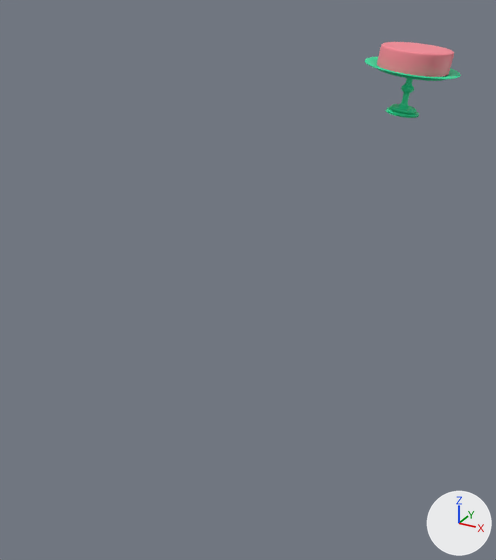
An edit to the glTF model public/models/cake.glb, drawn before and after from the same camera.
Both versions are drawn from a 50 mm lens placed at (10.1, -12.0, 12.9), pointed at (-3.3, 12.3, 0.7). The axes (+X, +Y, +Z) are drawn at lower right. The lights are the same throughout. Where no turn or scale is listed for an object, it has been applied to the vertices. Vertices at the same position are counted once.

The older version as bpy lines, for what is in view:
```python
me_3d_model = bpy.data.meshes.new('3d-model')
me_3d_model.from_pydata(...)  # 41093 vertices, 82080 faces; spans x -2.6..3.11, y -2.92..2.85, z -1.01..2.3
me_3d_model.materials.append(mat_wire_229166215)  # green #28e7a2
me_circle = bpy.data.meshes.new('Circle')
me_circle.from_pydata(...)  # 2241 vertices, 4352 faces; spans x -1.87..2.63, y -2.23..2.13, z 1.81..3.5
me_circle.materials.append(mat_material_022)  # pink #ff8c99
ob_cake = bpy.data.objects.new('cake', me_circle)
ob_cake.location = (-2.32, 30.75, 5.79)
ob_stand = bpy.data.objects.new('stand', me_3d_model)
ob_stand.location = (-2.29, 30.71, 6.06)
```
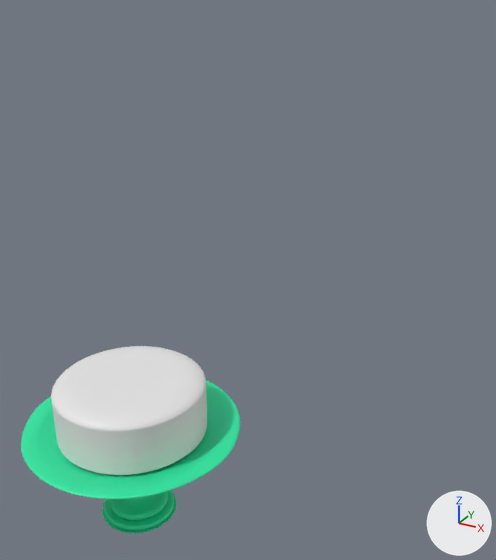
Where the newer file only moved an object's origin or applied its transform, the numbers keep the older frame.

The change, as a diff of the scene's bpy script:
```diff
--- a/public/models/cake.glb.py
+++ b/public/models/cake.glb.py
@@ me_3d_model @@
 me_3d_model.from_pydata(...)  # 41093 vertices, 82080 faces; spans x -2.6..3.11, y -2.92..2.85, z -1.01..2.3
 # used by ob_stand; location = (-2.29, 30.71, 6.06)
+# me_3d_model part 1: the whole mesh is multiplied about its middle by the matrix ((0.878, -0.461, -0.126), (0.459, 0.887, -0.046), (0.133, -0.018, 0.991)), then moved by (2.2, -30.62, -6.03)
 me_3d_model.materials.append(mat_wire_229166215)
@@ me_cylinder_001 @@
+me_cylinder_001.from_pydata(...)  # 1200 vertices, 2396 faces; spans x -1.98..1.98, y -2.0..2.0, z -0.73..0.73
@@ ob_cake @@
-ob_cake = bpy.data.objects.new('cake', me_circle)
-ob_cake.location = (-2.32, 30.75, 5.79)
@@ ob_cylinder @@
+ob_cylinder = bpy.data.objects.new('Cylinder', me_cylinder_001)
+ob_cylinder.location = (0.0, 0.0, 2.6)
```

Where the change shows, as pixel boxes (x1, y1, x2, y2) in the pictures (496 x 560 px):
'Cylinder', added: after (51, 346, 207, 475)
'stand', reshaped: before (365, 57, 461, 118); after (21, 380, 240, 533)
'cake', deleted (pink): before (377, 42, 454, 77)
